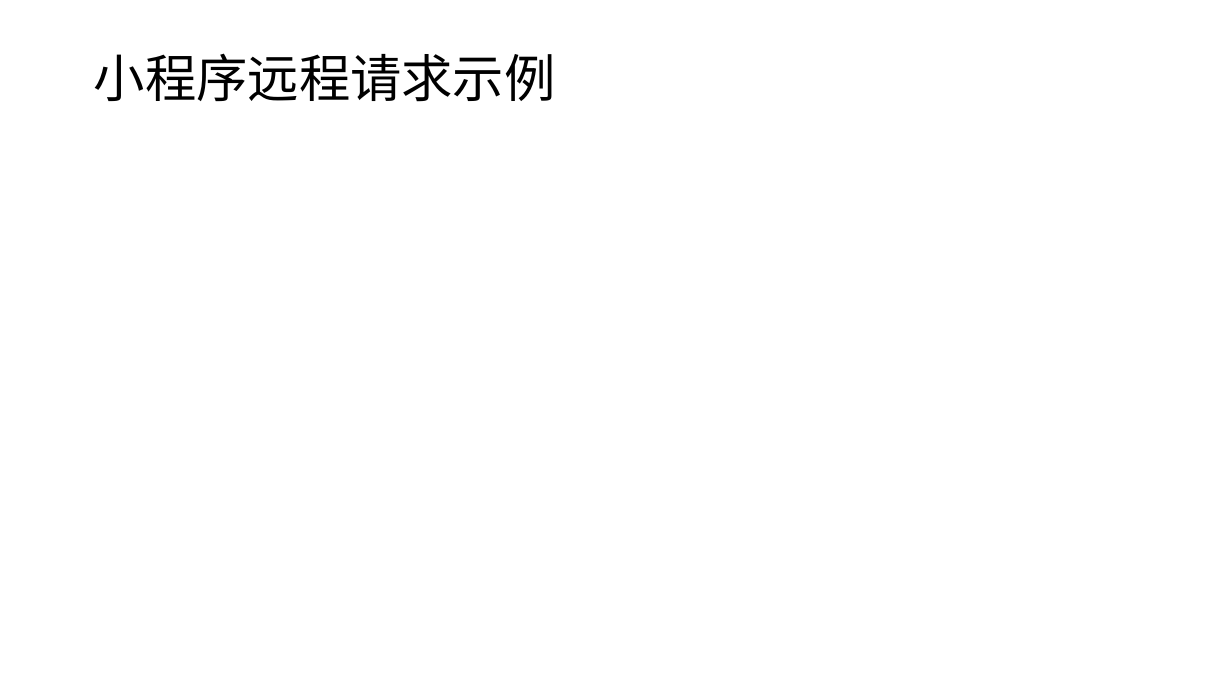
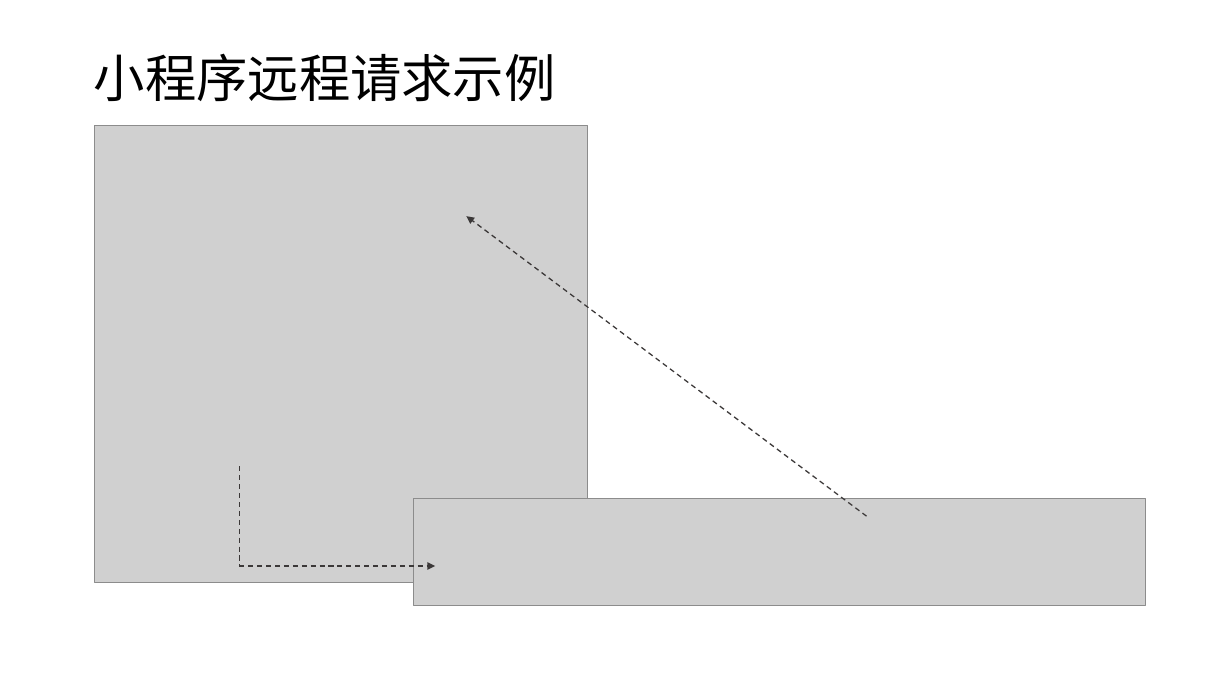
Before and after one commit to edu2act/course-wechat-and-miniprogram, a slide deck: slide 3 of materials/ch06/ch06-服务端和远程请求.pptx (slide 2 before the commit). Drawn at 1232x693 pixels with LibreOffice and Linux fonts; fonts in the diff are those of the drawing; grey boxes stand for pictures. Boxes give left, top, right and bottom in pixels: in the first picture for what was removed or moved away, otherwise in the second. Text is boxed around its words. In the diff, an @@ line names an element or a change of style, - is before the commit and + after.

```diff
--- a/materials/ch06/ch06-服务端和远程请求.pptx
+++ b/materials/ch06/ch06-服务端和远程请求.pptx
@@ picture added at box(94, 126, 588, 583) @@
@@ arrow added from (867, 517) to (467, 216), #3B3838 1 pt dashed @@
@@ line added from (239, 467) to (239, 567), #3B3838 1 pt dashed @@
@@ picture added at box(413, 499, 1145, 606) @@
@@ arrow added from (239, 567) to (435, 567), #3B3838 1 pt dashed @@
```
Also in this commit, not shown: 6 other slides changed, 12 slides added, 4 slides removed, 2 other files.
